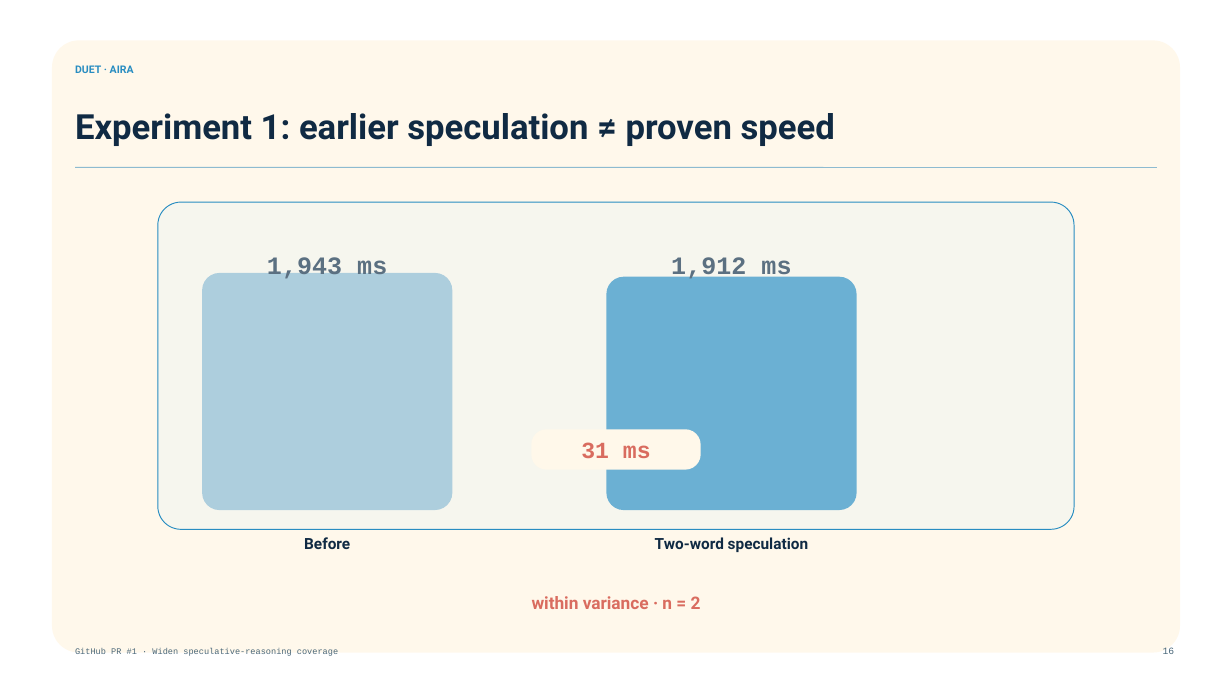
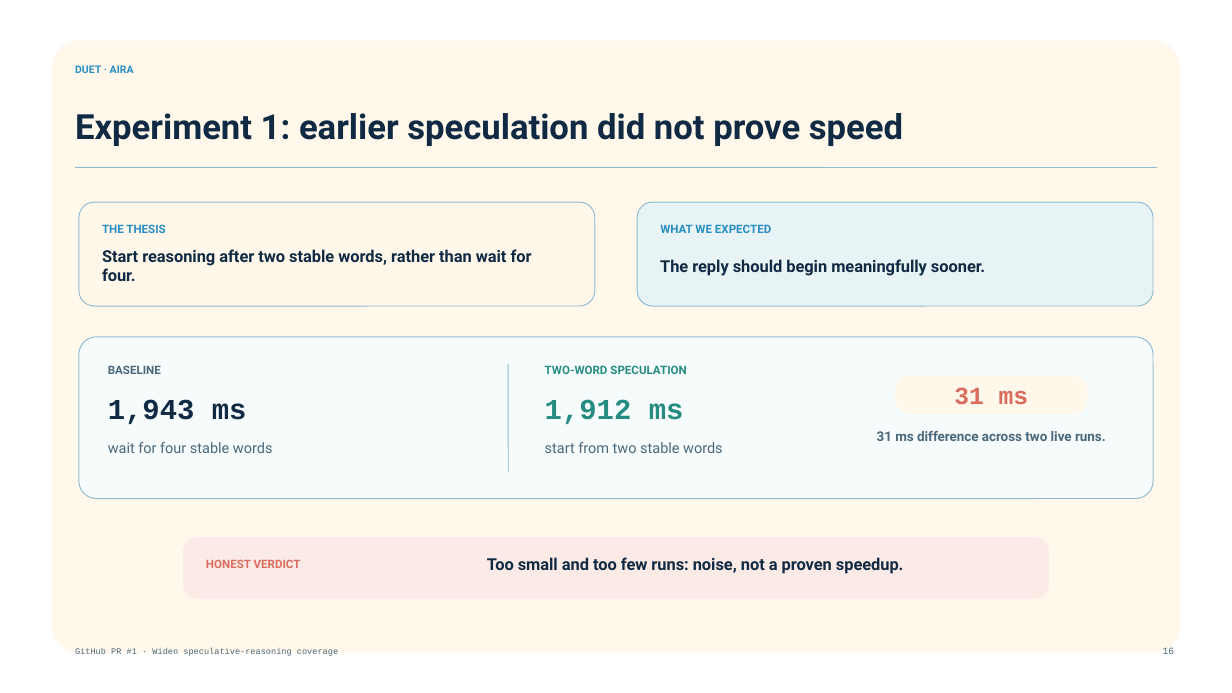
Before and after one commit to mssharatchandra/duet, a slide deck: slide 16 of docs/talk/Duet_Aira_Voice_AI_Tech_Talk_2026-08-25.pptx. Drawn at 1232x693 pixels with LibreOffice and Linux fonts; fonts in the diff are those of the drawing; background and template pictures are left out. Boxes give left, top, right and bottom in pixels: in the first picture for what was removed or moved away, otherwise in the second. Text is boxed around its words. In the diff, an @@ line names an element or a change of style, - is before the commit and + after.

Commit message:
docs: clarify speculative reasoning experiment

```diff
--- a/docs/talk/Duet_Aira_Voice_AI_Tech_Talk_2026-08-25.pptx
+++ b/docs/talk/Duet_Aira_Voice_AI_Tech_Talk_2026-08-25.pptx
@@ text at box(75, 113, 903, 146): text changed @@
-Experiment 1: earlier speculation ≠ proven speed
+Experiment 1: earlier speculation did not prove speed
@@ rounded rectangle: place and size @@
-rounded rectangle at box(202, 273, 453, 510)
+rounded rectangle at box(79, 202, 594, 306)
@@ rounded rectangle at box(79, 202, 594, 306): fill #8EBBD0 to #FFF8EA; outline none to #8EBBD0 0.75 pt; proportions changed @@
@@ rounded rectangle: place and size @@
-rounded rectangle at box(606, 276, 857, 510)
+rounded rectangle at box(638, 202, 1153, 306)
@@ rounded rectangle at box(638, 202, 1153, 306): fill #288DC1 to #E8F3F6; outline none to #8EBBD0 0.75 pt; proportions changed @@
@@ text added at box(102, 224, 165, 233), 9 pt, text #288DC1, bold @@
+THE THESIS
@@ text added at box(660, 224, 771, 233), 9 pt, text #288DC1, bold @@
+WHAT WE EXPECTED
@@ text added at box(102, 249, 532, 281), 12.8 pt, text #102A43, bold @@
+Start reasoning after two stable words, rather than wait for four.
@@ text added at box(660, 259, 985, 276), 12.8 pt, text #102A43, bold @@
+The reply should begin meaningfully sooner.
@@ rounded rectangle: place and size @@
-rounded rectangle at box(158, 202, 1075, 530)
+rounded rectangle at box(79, 337, 1153, 499)
@@ rounded rectangle at box(79, 337, 1153, 499): fill #E8F3F6 at 35% opacity to #F6FBFC; outline #288DC1 0.75 pt to #8EBBD0 0.75 pt; proportions changed @@
@@ text "1,943 ms": place and size @@
-text "1,943 ms" at box(267, 256, 387, 279)
+text "1,943 ms" at box(108, 399, 247, 424)
@@ text "1,943 ms" at box(108, 399, 247, 424): size 19.5 to 22.5 pt; alignment centre to left @@
@@ text added at box(108, 365, 161, 374), 9 pt, text #4B687A, bold @@
+BASELINE
@@ line added from (508, 364) to (508, 471), #8EBBD0 0.75 pt @@
@@ text "1,912 ms": place and size @@
-text "1,912 ms" at box(671, 256, 791, 282)
+text "1,912 ms" at box(545, 399, 684, 424)
@@ text "1,912 ms" at box(545, 399, 684, 424): size 19.5 to 22.5 pt, text colour #102A43 to #268C82; alignment centre to left @@
@@ text at box(545, 365, 686, 374): text changed; size 12 to 9 pt; text colour #102A43 to #268C82 @@
-Two-word speculation
+TWO-WORD SPECULATION
@@ rounded rectangle "31 ms": place and size @@
-rounded rectangle "31 ms" at box(531, 430, 701, 470)
+rounded rectangle "31 ms" at box(896, 375, 1088, 414)
@@ rounded rectangle "31 ms" at box(896, 375, 1088, 414): size 18 to 19.1 pt; proportions changed @@
@@ text added at box(108, 442, 273, 453), 11.2 pt, text #4B687A @@
+wait for four stable words
@@ text added at box(545, 442, 723, 453), 11.2 pt, text #4B687A @@
+start from two stable words
@@ text added at box(877, 431, 1106, 441), 10.5 pt, text #4B687A, bold @@
+31 ms difference across two live runs.
@@ rounded rectangle added at box(183, 537, 1050, 599), fill #FCEAE6 @@
@@ text removed at box(304, 537, 350, 549) @@
-Before
@@ text added at box(206, 559, 301, 568), 9 pt, text #D96C5F, bold @@
+HONEST VERDICT
@@ text added at box(487, 557, 904, 574), 12.8 pt, text #102A43, bold @@
+Too small and too few runs: noise, not a proven speedup.
@@ text removed at box(532, 596, 701, 609) @@
-within variance · n = 2
```
Also in this commit, not shown: 2 other files.
